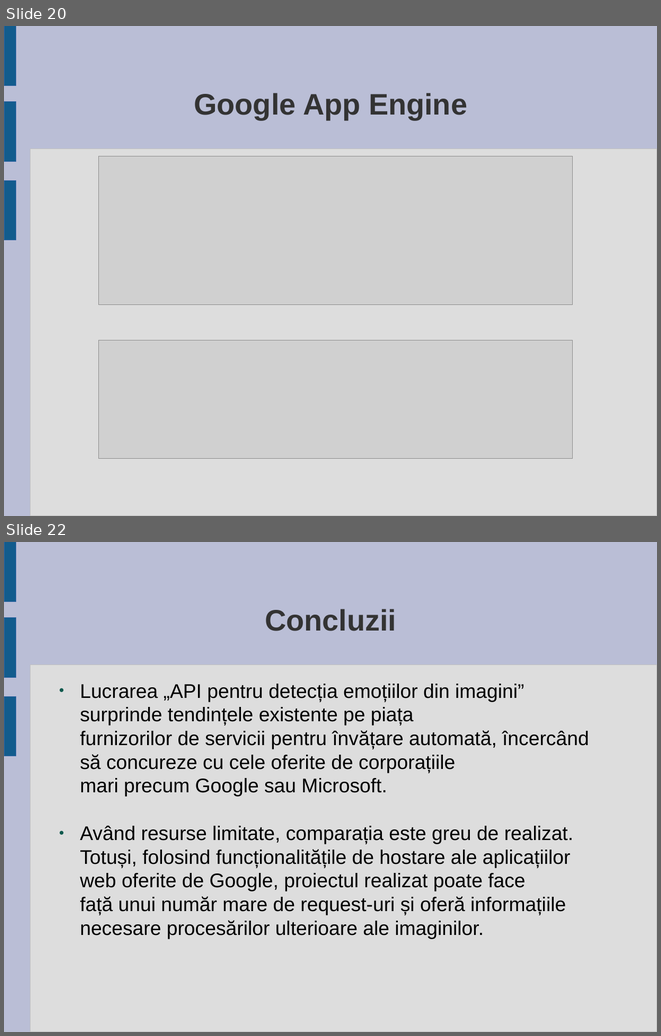
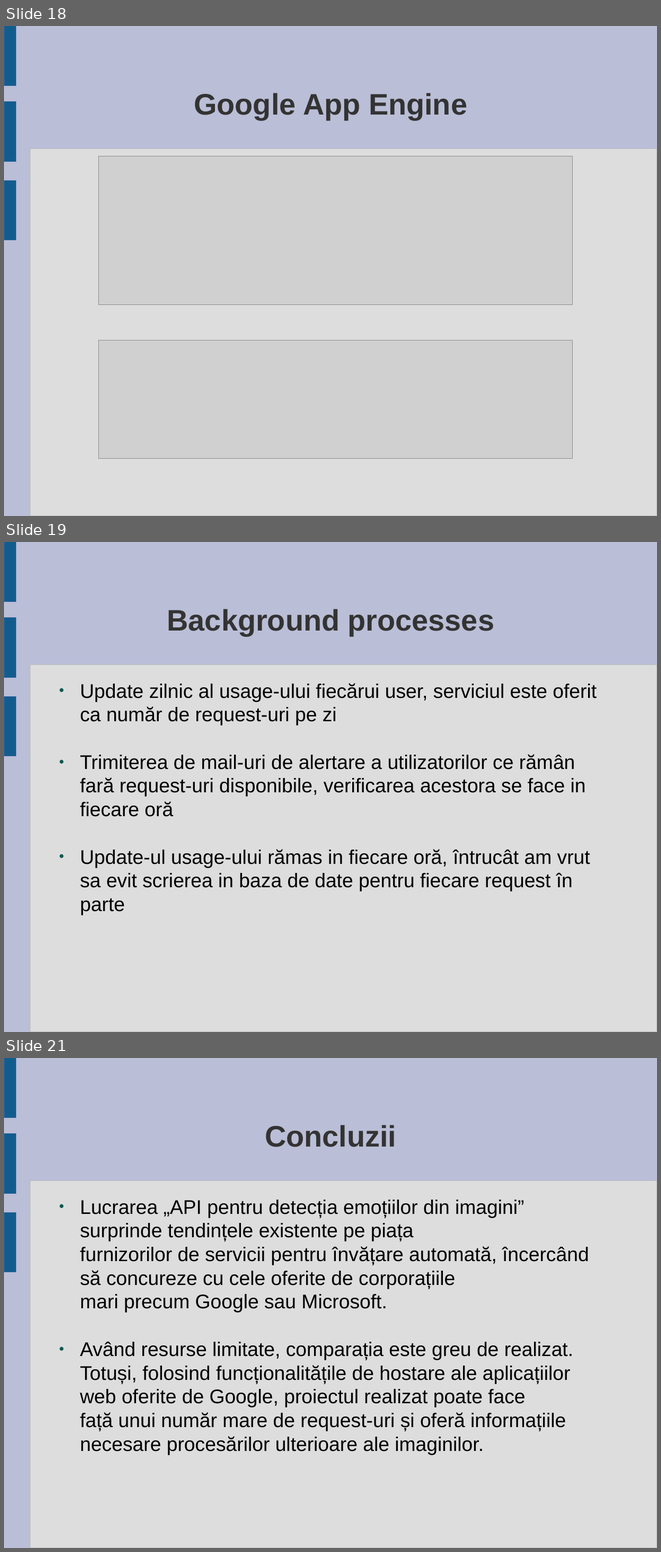
Before and after one commit to andreiherdes/licenta, a slide deck: Licenta2018HerdesAndrei/licenta-prezentare.odp. Shown one above the other, each under a label of ours: slides 20 and 22 before the commit, slides 18, 19 and 21 after it; the slides between them are not shown. The pictures are 661x1036 and 661x1552 pixels, drawn with LibreOffice and Linux fonts; fonts in the diff are those of the drawing; grey boxes stand for pictures. Boxes give left, top, right and bottom in pixels: in the first picture for what was removed or moved away, otherwise in the second. Text is boxed around its words. In the diff, an @@ line names an element or a change of style, - is before the commit and + after.

```diff
--- a/Licenta2018HerdesAndrei/licenta-prezentare.odp
+++ b/Licenta2018HerdesAndrei/licenta-prezentare.odp
@@ slide 19 added at box(4, 542, 657, 1032), background #BABED6; not listed: 4 template elements that a slide beside it also shows @@
@@ title added at box(167, 609, 494, 636), 36 pt, text #333333, bold @@
+Background processes
@@ text added at box(80, 683, 597, 915), 24 pt, text #000000 @@
+● Update zilnic al usage-ului fiecărui user, serviciul este oferit ca număr de request-uri pe zi
+● Trimiterea de mail-uri de alertare a utilizatorilor ce rămân fară request-uri disponibile, verificarea acestora se face in fiecare oră
+● Update-ul usage-ului rămas in fiecare oră, întrucât am vrut sa evit scrierea in baza de date pentru fiecare request în parte
@@ what was slide 20 is now slide 18 @@
@@ what was slide 22 is now slide 21 @@
```
Also in this commit, not shown: 2 slides changed, 2 other slides added, 4 slides removed, 1 other file.
